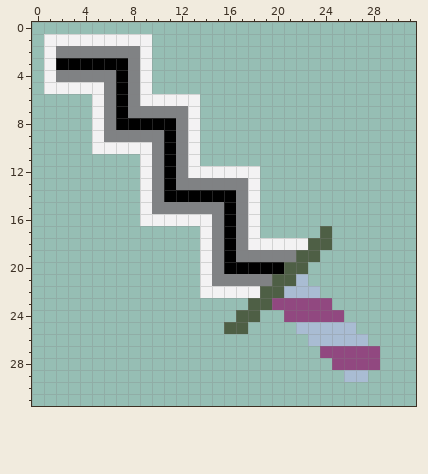
Pixel-art sprite, stored at cursors/iguro_obanai_set/source_files/pointer_sword_iguro.png. Above, as it was before the edit.
The file is 32x32 pixels.
Once edited:
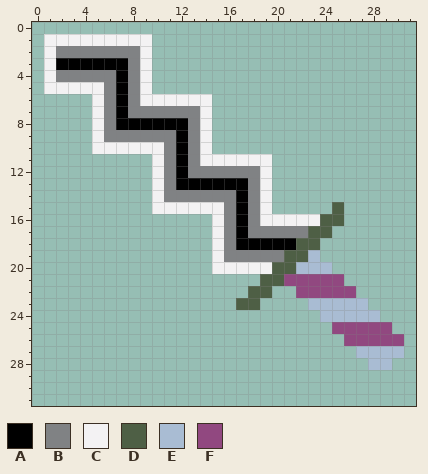
Palette (. is transparent): A #000000  B #808284  C #f3f2f3  D #4e5f45  E #a9bcd3  F #914880
Change:
Changed rows in their new state; - is an unchanged pixel.
first column x 9:
 6 -----C----------------
 7 ----BC----------------
 8 ---ABC----------------
 9 --BABC----------------
10 -CBABC----------------
11 .CBABCCCCCC-----------
12 .CBABBBBBBC-----------
13 .CBAAAAAABC-----------
14 .CBBBBBBABC-----------
15 .CCCCCCBABC-----D-----
16 ......CBABCCCCCDD-----
17 -----.CBABBBBBD-------
18 -----.CBAAAAAD-.------
19 -----.CB----D-E-------
20 -----.CCCCCD-EEE------
21 -----.....D-FFFFF-----
22 -----....D-..FFFFF----
23 --------D-....EEEEE---
24 --------..--...EEEEE--
25 -------..----...FFFFF-
26 --------------...FFFFF
27 ---------------...EEEE
28 ----------------...EE-
29 -----------------..---
